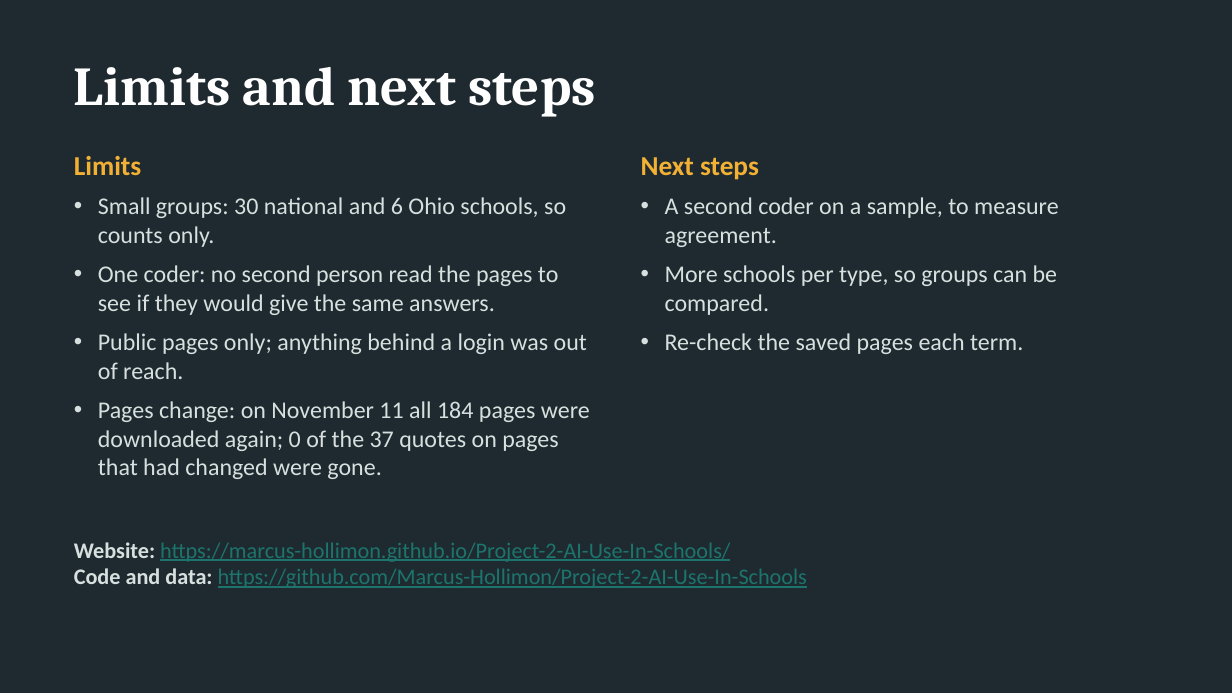
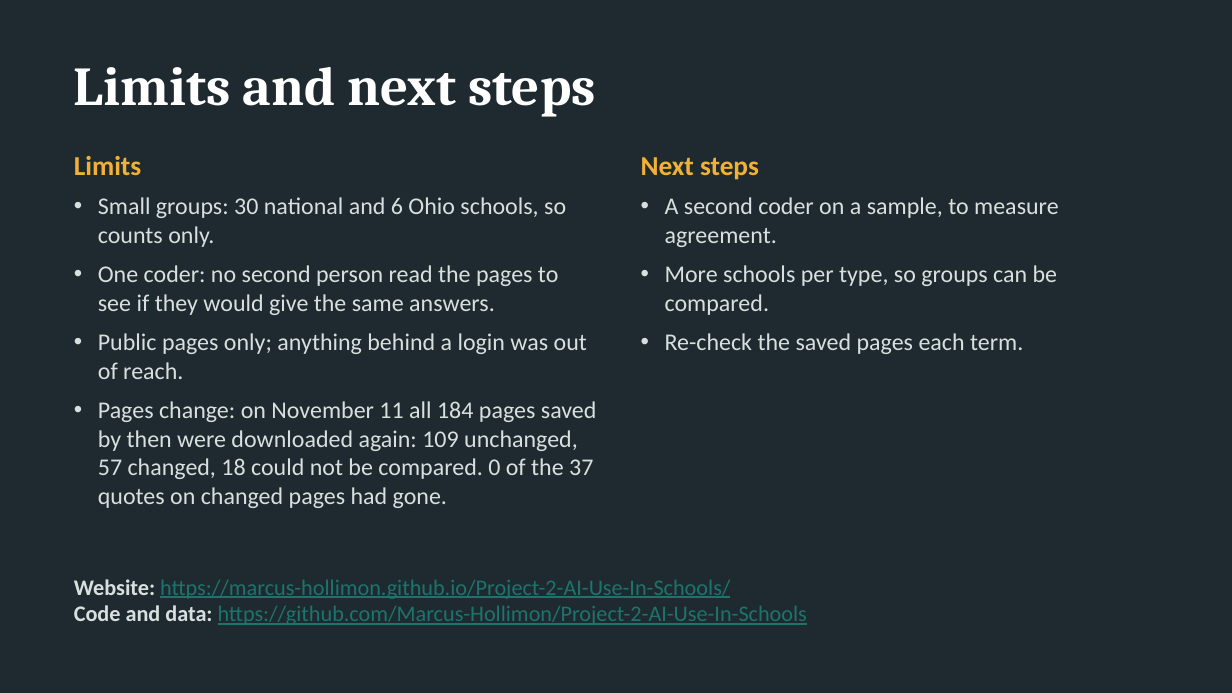
Before and after one commit to Marcus-Hollimon/Project-2-AI-Use-In-Schools, a slide deck: slide 16 of presentation/AI-in-CS-departments.pptx (slide 15 before the commit). Drawn at 1232x693 pixels with LibreOffice and Linux fonts; fonts in the diff are those of the drawing. Boxes give left, top, right and bottom in pixels: in the first picture for what was removed or moved away, otherwise in the second. Text is boxed around its words. In the diff, an @@ line names an element or a change of style, - is before the commit and + after.

```diff
--- a/presentation/AI-in-CS-departments.pptx
+++ b/presentation/AI-in-CS-departments.pptx
@@ text at [98, 401, 597, 508]: text changed @@
-• Pages change: on November 11 all 184 pages were downloaded again; 0 of the 37 quotes on pages that had changed were gone.
+• Pages change: on November 11 all 184 pages saved by then were downloaded again: 109 unchanged, 57 changed, 18 could not be compared. 0 of the 37 quotes on changed pages had gone.
@@ text "Website: https://marcus-hollimon.github.io/Project-2-AI-Use- ...": place and size @@
-text "Website: https://marcus-hollimon.github.io/Project-2-AI-Use- ..." at [74, 542, 807, 588]
+text "Website: https://marcus-hollimon.github.io/Project-2-AI-Use- ..." at [74, 579, 807, 625]
```
Also in this commit, not shown: 6 other slides changed, 1 slide added, 3 other files.
